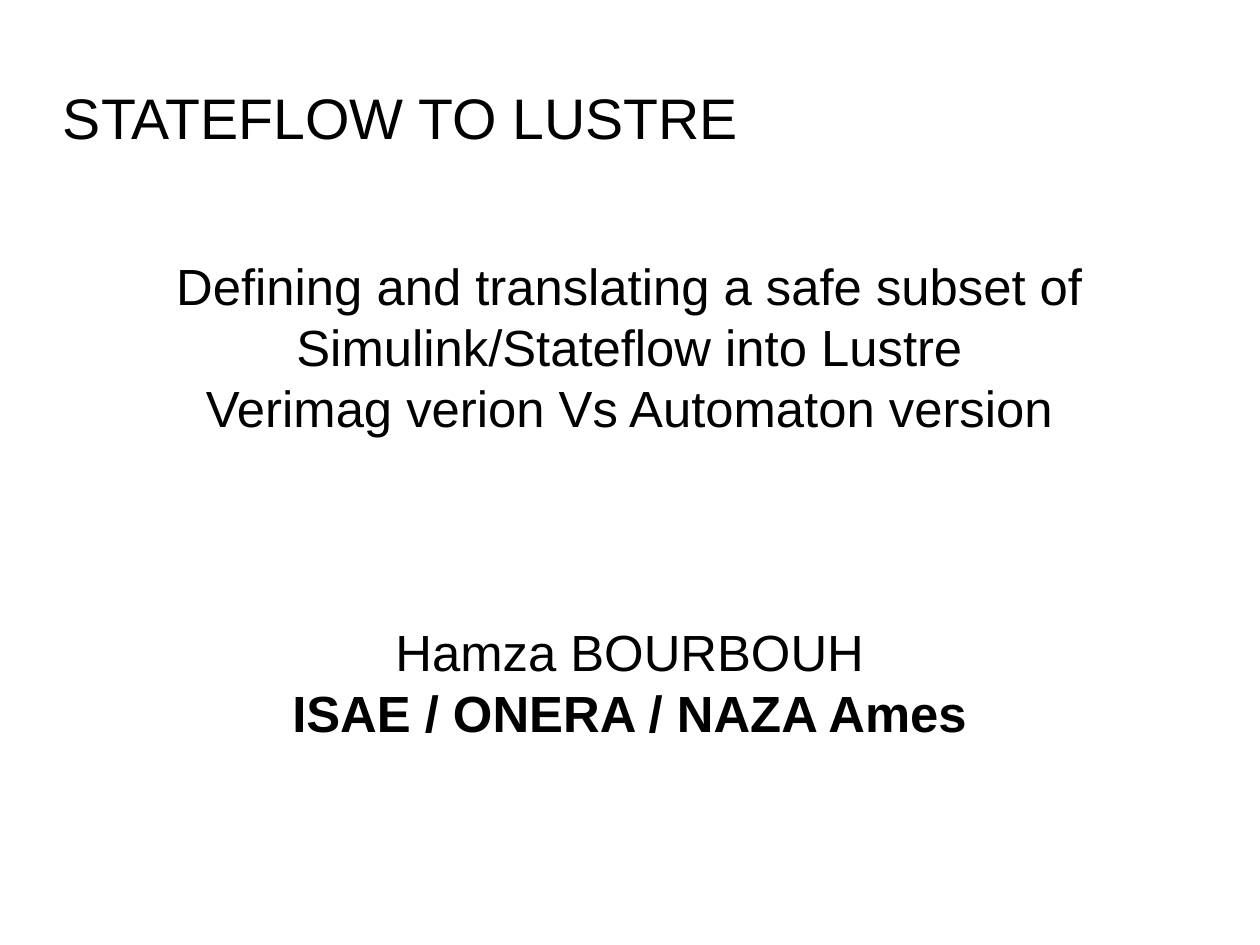
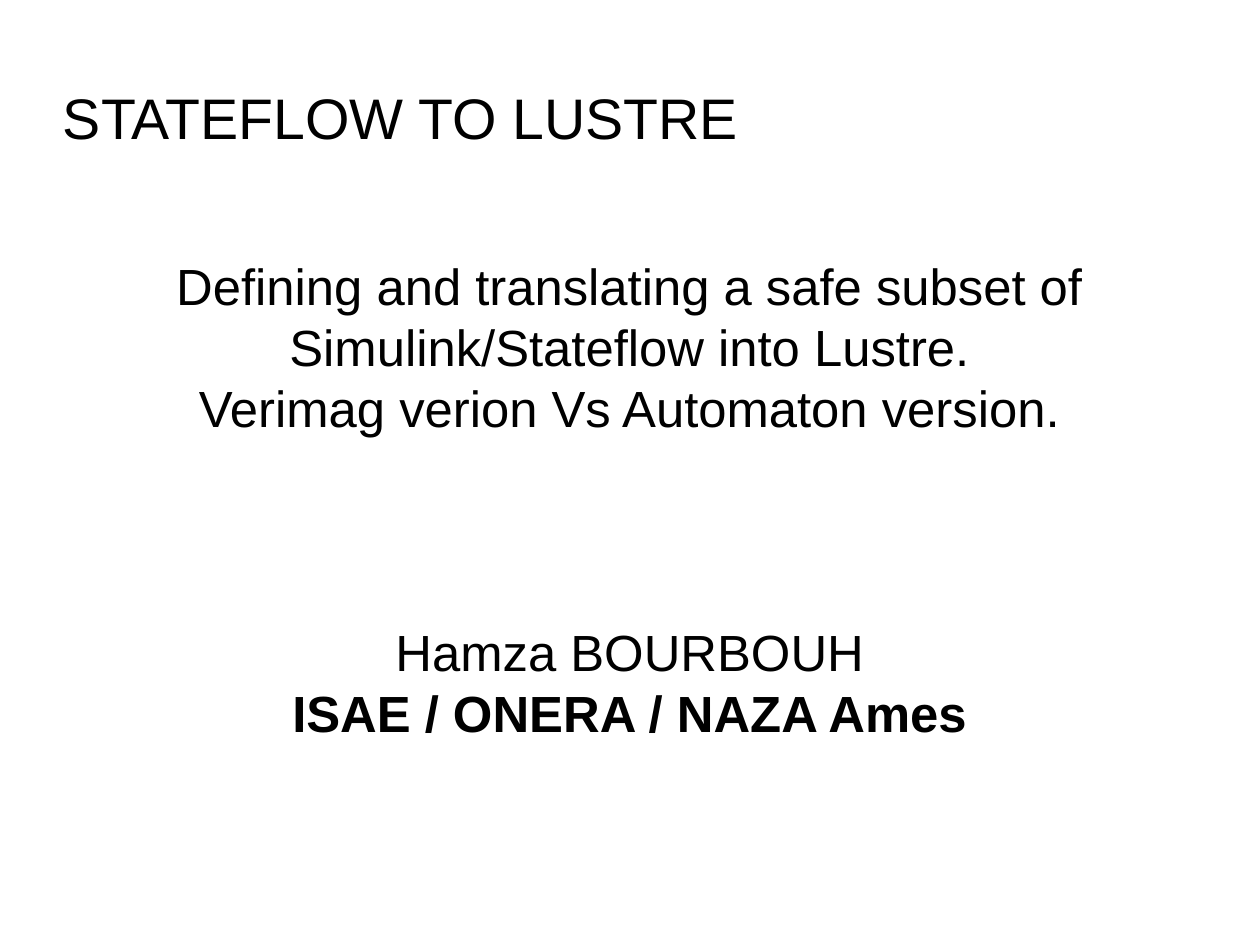
Before and after one commit to hbourbouh/stateflow2Lustre-automaton, a slide deck: slide 1 of reports/presentation_Verimag.odp. Drawn at 1260x945 pixels with LibreOffice and Linux fonts; fonts in the diff are those of the drawing; background and template pictures are left out. Boxes give left, top, right and bottom in pixels: in the first picture for what was removed or moved away, otherwise in the second. Text is boxed around its words. In the diff, an @@ line names an element or a change of style, - is before the commit and + after.

```diff
--- a/reports/presentation_Verimag.odp
+++ b/reports/presentation_Verimag.odp
@@ subtitle at (176, 268, 1082, 438): text changed @@
-Defining and translating a safe subset of Simulink/Stateflow into Lustre
-Verimag verion Vs Automaton version
+Defining and translating a safe subset of Simulink/Stateflow into Lustre.
+Verimag verion Vs Automaton version.
```
Also in this commit, not shown: 2 other slides changed, 15 slides added, 4 slides removed, 10 other files.
